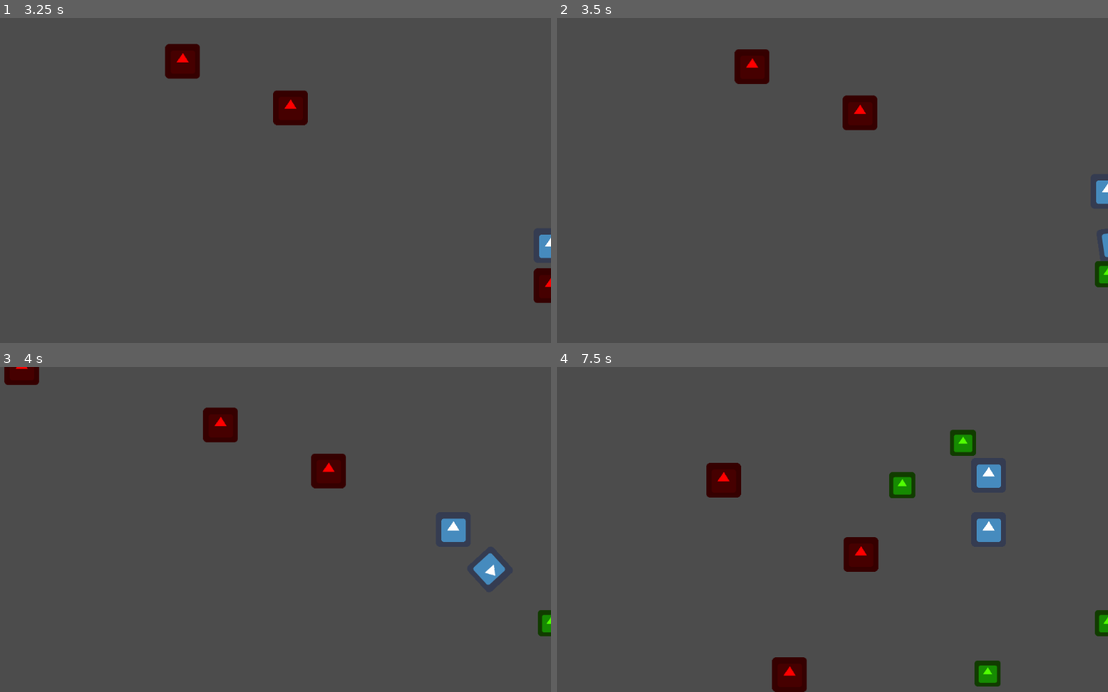
Above: before the commit, frames 1-4 (two rows, left to right).
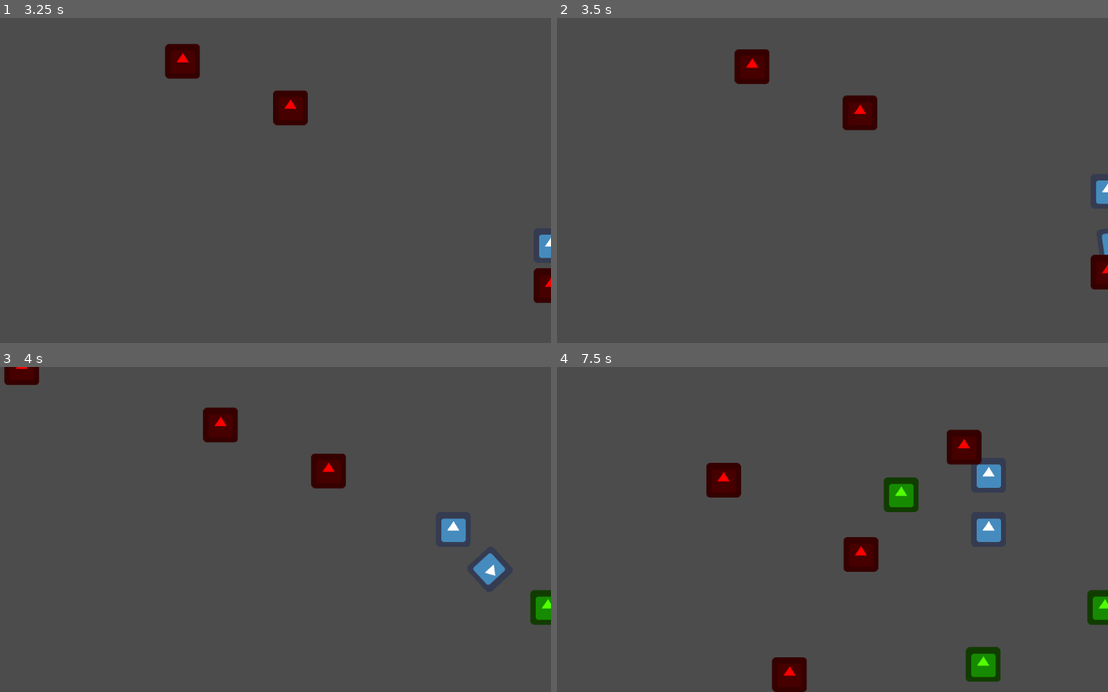
Above: after the commit, the same moments.

Repository: fuutou89/project_howmanyexcalibur
Game: Godot game, scene res://Scenes/Main.tscn
Same seed, same stepped clock (60 frames per second), same inputs: the game is played once before the commit and once after it. The project has no main scene, so this scene is started directly. The engine's default icon, where the game draws it, is replaced by a stand-in: a white triangle on a blue panel in a dark square.
Inputs:
- Up to frame 1 (3.25 s): hold D (move_right) 0.53-1.28 s; tap Space (switch_hand) every 0.75 s from 0.6 to 2.85 s; hold S (move_down) 1.28-2.03 s; hold D (move_right) 2.03-2.78 s; hold W (move_up) from 2.78 s (still down)
- Up to frame 2 (3.5 s): keep holding W (move_up)
- Up to frame 3 (4 s): release W (move_up) at 3.53 s; hold A (move_left) from 3.53 s (still down); tap Space (switch_hand) at 3.6 s
- Up to frame 4 (7.5 s): tap Space (switch_hand) every 0.75 s from 4.35 to 7.35 s; release A (move_left) at 5.03 s; hold S (move_down) 5.03-5.78 s; hold D (move_right) 5.78-6.53 s; hold W (move_up) 6.53-7.28 s; hold D (move_right) from 7.28 s (still down)

Frame 1 is identical in both runs. In frame 2, 0.3% of the frame differs, in the area x 96-100%, y 72-84%; in frame 3, 0.5%; in frame 4, 2.4%, in the area x 59-100%, y 19-99%.

Commit message:
Better Attach

Diff:
--- /dev/null
+++ b/Game/Scenes/AttachPickup.tscn
@@ -0,0 +1,26 @@
+[gd_scene load_steps=5 format=2]
+
+[ext_resource path="res://icon.png" type="Texture" id=1]
+[ext_resource path="res://Scripts/AttachPickup.gd" type="Script" id=2]
+[ext_resource path="res://Scenes/Attachment.tscn" type="PackedScene" id=3]
+
+[sub_resource type="RectangleShape2D" id=1]
+extents = Vector2( 32, 32 )
+
+[node name="AttachPickup" type="Area2D"]
+script = ExtResource( 2 )
+attachment_scene = ExtResource( 3 )
+
+[node name="Sprite" type="Sprite" parent="."]
+self_modulate = Color( 0.321569, 1, 0.0117647, 1 )
+texture = ExtResource( 1 )
+
+[node name="CollisionShape2D" type="CollisionShape2D" parent="."]
+shape = SubResource( 1 )
+disabled = true
+
+[node name="ReadyTimer" type="Timer" parent="."]
+one_shot = true
+autostart = true
+
+[connection signal="timeout" from="ReadyTimer" to="." method="_on_ReadyTimer_timeout"]
--- a/Game/Scenes/Attachment.gd
+++ b/Game/Scenes/Attachment.gd
@@ -1,6 +1,4 @@
 extends Area2D
-
-var bAttached = false
 
 # Called when the node enters the scene tree for the first time.
 func _ready():
@@ -9,29 +7,18 @@
 
 
 func _on_Attachment_area_entered(area):
-	if !area.is_in_group("attachments"):
-		return
+	#if !area.is_in_group("pickup"):
+		#return
 
-	if area.bAttached:
-		return
-
-	var attchement_gpos = area.global_position
-
-	area.bAttached = true
-	area.get_parent().remove_child(area)
-	get_parent().add_child(area)
-
-	area.set_global_position(attchement_gpos)
-
+	var gPos = area.global_position
+	var gRot = area.global_rotation
+	var attachment = area.CreateAttachment(gPos, gRot, get_parent())
 
 func _on_ReadyTimer_timeout():
 	$CollisionShape2D.disabled = false
 
 func _on_Attachment_body_entered(body):
-	if !bAttached:
-		return
-
-	if !body.is_in_group("enemy"):
-		return
+	#if !body.is_in_group("enemy"):
+		#return
 
 	body.TakeDamage(1000)
--- a/Game/Scenes/Attachment.tscn
+++ b/Game/Scenes/Attachment.tscn
@@ -7,7 +7,7 @@
 extents = Vector2( 32, 32 )
 
 [node name="Attachment" type="Area2D"]
-scale = Vector2( 0.75, 0.75 )
+collision_layer = 0
 script = ExtResource( 2 )
 
 [node name="Sprite" type="Sprite" parent="."]
@@ -16,11 +16,6 @@
 
 [node name="CollisionShape2D" type="CollisionShape2D" parent="."]
 shape = SubResource( 1 )
-disabled = true
 
-[node name="ReadyTimer" type="Timer" parent="."]
-one_shot = true
-autostart = true
-
+[connection signal="area_entered" from="." to="." method="_on_Attachment_area_entered"]
 [connection signal="body_entered" from="." to="." method="_on_Attachment_body_entered"]
-[connection signal="timeout" from="ReadyTimer" to="." method="_on_ReadyTimer_timeout"]
--- a/Game/Scenes/Excalibur.tscn
+++ b/Game/Scenes/Excalibur.tscn
@@ -7,6 +7,7 @@
 extents = Vector2( 32, 32 )
 
 [node name="Excalibur" type="Area2D"]
+collision_layer = 0
 script = ExtResource( 2 )
 
 [node name="Sprite" type="Sprite" parent="."]
@@ -15,5 +16,4 @@
 [node name="CollisionShape2D" type="CollisionShape2D" parent="."]
 shape = SubResource( 1 )
 
-[connection signal="area_entered" from="." to="." method="_on_Excalibur_area_entered"]
 [connection signal="body_entered" from="." to="." method="_on_Excalibur_body_entered"]
--- a/Game/Scenes/Main.tscn
+++ b/Game/Scenes/Main.tscn
@@ -10,11 +10,12 @@
 }
 
 [node name="Main" type="Node"]
-script = ExtResource( 2 )
+script = ExtResource( 4 )
 mob_scene = ExtResource( 3 )
 
 [node name="Player" parent="." instance=ExtResource( 1 )]
 position = Vector2( 451, 324 )
+hand_rotate_speed = 0.1
 
 [node name="AttachmentRoot" type="Node" parent="."]
 
--- a/Game/Scenes/Mob.gd
+++ b/Game/Scenes/Mob.gd
@@ -2,7 +2,7 @@
 
 export var speed = 100 # How fast the player will move (pixels/sec).
 
-export(PackedScene) var attachment_scene
+export(PackedScene) var pickup_scene
 
 func _ready():
 	add_to_group("enemy")
@@ -13,10 +13,14 @@
 	move_and_slide(linearVelocity)
 
 func TakeDamage(damage):
-	var attachment = attachment_scene.instance()
+	$DyingTimer.start()
 
-	get_parent().add_child(attachment)
-	attachment.set_global_position(global_position)
+
+func _on_DyingTimer_timeout():
+	var pickup = pickup_scene.instance()
+
+	get_parent().add_child(pickup)
+	pickup.set_global_position(global_position)
 
 	queue_free()
-	pass
+	pass # Replace with function body.
--- a/Game/Scenes/Mob.tscn
+++ b/Game/Scenes/Mob.tscn
@@ -2,7 +2,7 @@
 
 [ext_resource path="res://icon.png" type="Texture" id=1]
 [ext_resource path="res://Scenes/Mob.gd" type="Script" id=2]
-[ext_resource path="res://Scenes/Attachment.tscn" type="PackedScene" id=3]
+[ext_resource path="res://Scenes/AttachPickup.tscn" type="PackedScene" id=3]
 
 [sub_resource type="CapsuleShape2D" id=1]
 radius = 22.0
@@ -10,7 +10,7 @@
 [node name="Mob" type="KinematicBody2D"]
 collision_mask = 0
 script = ExtResource( 2 )
-attachment_scene = ExtResource( 3 )
+pickup_scene = ExtResource( 3 )
 
 [node name="Sprite" type="Sprite" parent="."]
 self_modulate = Color( 1, 0, 0, 1 )
@@ -19,7 +19,8 @@
 [node name="CollisionShape2D" type="CollisionShape2D" parent="."]
 shape = SubResource( 1 )
 
-[node name="Body" type="Area2D" parent="."]
+[node name="DyingTimer" type="Timer" parent="."]
+wait_time = 0.2
+one_shot = true
 
-[node name="CollisionShape2D" type="CollisionShape2D" parent="Body"]
-shape = SubResource( 1 )
+[connection signal="timeout" from="DyingTimer" to="." method="_on_DyingTimer_timeout"]
--- a/Game/Scenes/Player.tscn
+++ b/Game/Scenes/Player.tscn
@@ -8,16 +8,19 @@
 radius = 26.0
 
 [node name="Player" type="Area2D"]
+collision_layer = 0
 script = ExtResource( 3 )
 __meta__ = {
 "_edit_group_": true
 }
+hand_rotate_speed = 0.01
 
 [node name="Sprite" type="Sprite" parent="."]
 texture = ExtResource( 1 )
 
 [node name="CollisionShape2D" type="CollisionShape2D" parent="."]
 shape = SubResource( 1 )
+disabled = true
 
 [node name="Hand" type="Node2D" parent="."]
 
--- /dev/null
+++ b/Game/Scripts/AttachPickup.gd
@@ -0,0 +1,20 @@
+extends Area2D
+
+export(PackedScene) var attachment_scene
+
+# Called when the node enters the scene tree for the first time.
+func _ready():
+	add_to_group("pickup")
+	pass # Replace with function body.
+
+
+func CreateAttachment(gpos, grot, attachParent):
+	yield(get_tree(), "idle_frame")
+	var attachment = attachment_scene.instance()
+	attachParent.add_child(attachment)
+	attachment.set_global_position(gpos)
+	attachment.set_global_rotation(grot)
+	queue_free()
+
+func _on_ReadyTimer_timeout():
+	$CollisionShape2D.disabled = false
--- a/Game/Scripts/Main.gd
+++ b/Game/Scripts/Main.gd
@@ -6,6 +6,8 @@
 # Called when the node enters the scene tree for the first time.
 func _ready():
 	pass # Replace with function body.
+
+var mobCount = 0
 
 func _on_MobTimer_timeout():
 	# Create a new instance of the Mob scene.
@@ -23,3 +25,7 @@
 
 	# Spawn the mob by adding it to the Main scene.
 	add_child(mob)
+
+	mobCount += 1
+	if mobCount >= 9999:
+		$MobTimer.stop()
--- a/Game/Scripts/Player.gd
+++ b/Game/Scripts/Player.gd
@@ -34,16 +34,9 @@
 
 
 func _on_Excalibur_area_entered(area):
-	if !area.is_in_group("attachments"):
-		return
+	#if !area.is_in_group("pickup"):
+		#return
 
-	if area.bAttached:
-		return
-
-	var attchement_gpos = area.global_position
-
-	area.bAttached = true
-	area.get_parent().remove_child(area)
-	$Hand.add_child(area)
-
-	area.set_global_position(attchement_gpos)
+	var gPos = area.global_position
+	var gRot = area.global_rotation
+	var attachment = area.CreateAttachment(gPos, gRot, $Hand)
Not shown: 1 places in Game/Scenes/Main.tscn that only renumber resources
